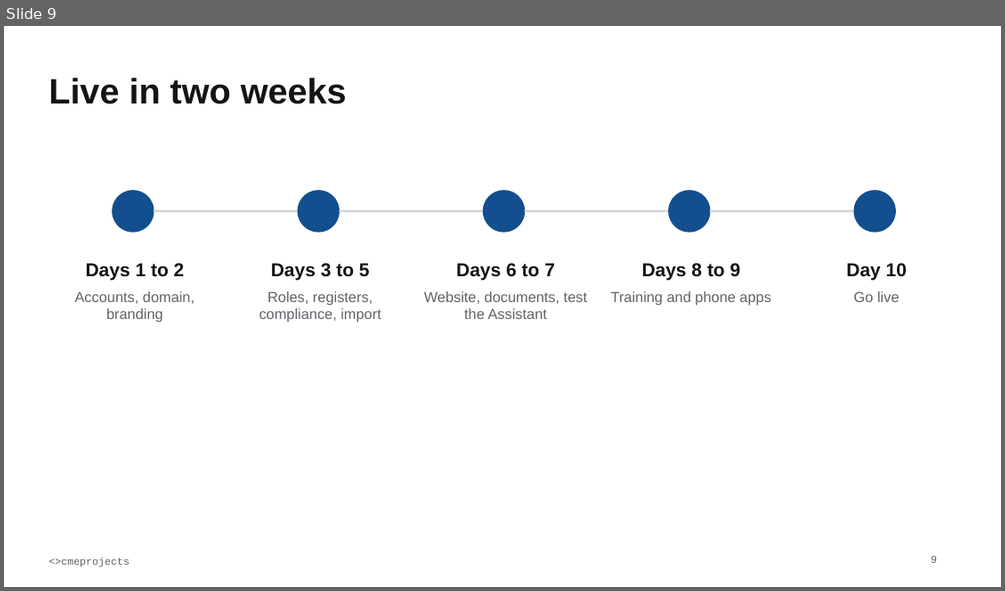
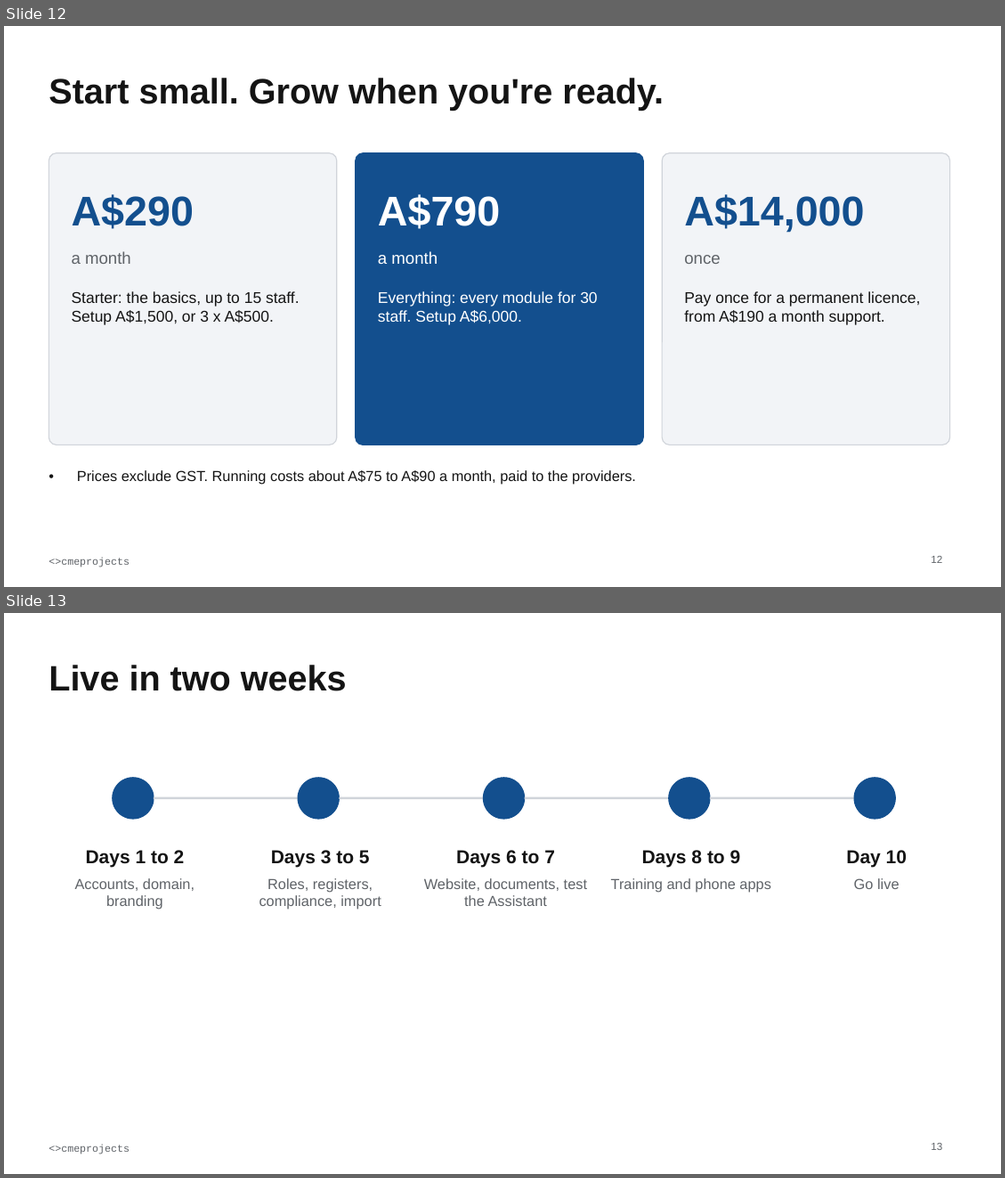
Before and after one commit to cmeprojects/portal, a slide deck: docs/deliverables/04 Briefer - Staff Portal overview.pptx. Shown one above the other, each under a label of ours: slide 9 before the commit, slides 12 and 13 after it. The pictures are 1005x591 and 1005x1178 pixels, drawn with LibreOffice and Linux fonts; fonts in the diff are those of the drawing. Boxes give left, top, right and bottom in pixels: in the first picture for what was removed or moved away, otherwise in the second. Text is boxed around its words. In the diff, an @@ line names an element or a change of style, - is before the commit and + after.

Commit message:
cmeprojects: full user and admin manuals, new briefer, simple pricing, why-standalone one-pager, 12-month support rule

```diff
--- a/docs/deliverables/04 Briefer - Staff Portal overview.pptx
+++ b/docs/deliverables/04 Briefer - Staff Portal overview.pptx
@@ slide 12 added at (x1=4, y1=26, x2=1001, y2=587), background #FFFFFF; not listed: 1 template element that a slide beside it also shows @@
@@ text added at (x1=48, y1=78, x2=663, y2=110), 34 pt, text #141414, bold @@
+Start small. Grow when you're ready.
@@ rounded rectangle added at (x1=48, y1=153, x2=337, y2=445), fill #F2F4F7, outline #D0D4DA 1 pt @@
@@ rounded rectangle added at (x1=356, y1=153, x2=643, y2=445), fill #134F8E, outline #134F8E 1 pt @@
@@ rounded rectangle added at (x1=662, y1=153, x2=950, y2=445), fill #F2F4F7, outline #D0D4DA 1 pt @@
@@ text added at (x1=72, y1=194, x2=194, y2=229), 40 pt, text #134F8E, bold @@
+A$290
@@ text added at (x1=378, y1=194, x2=500, y2=229), 40 pt, text #FFFFFF, bold @@
+A$790
@@ text added at (x1=684, y1=194, x2=864, y2=232), 40 pt, text #134F8E, bold @@
+A$14,000
@@ text added at (x1=72, y1=251, x2=131, y2=264), 16 pt, text #5F6368 @@
+a month
@@ text added at (x1=378, y1=251, x2=437, y2=264), 16 pt, text #FFFFFF @@
+a month
@@ text added at (x1=684, y1=255, x2=720, y2=264), 16 pt, text #5F6368 @@
+once
@@ text added at (x1=72, y1=291, x2=299, y2=325), 15 pt, text #141414 @@
+Starter: the basics, up to 15 staff. Setup A$1,500, or 3 x A$500.
@@ text added at (x1=378, y1=291, x2=597, y2=325), 15 pt, text #FFFFFF @@
+Everything: every module for 30 staff. Setup A$6,000.
@@ text added at (x1=684, y1=291, x2=920, y2=325), 15 pt, text #141414 @@
+Pay once for a permanent licence, from A$190 a month support.
@@ text added at (x1=77, y1=470, x2=636, y2=484), 14 pt, text #141414 @@
+• Prices exclude GST. Running costs about A$75 to A$90 a month, paid to the providers.
@@ page number added at (x1=930, y1=556, x2=942, y2=563), 10 pt, text #5F6368 @@
+12
@@ what was slide 9 is now slide 13 @@
@@ page number at (x1=930, y1=1143, x2=942, y2=1150): text changed @@
-9
+13
```
Also in this commit, not shown: 5 slides changed, 7 other slides added, 4 slides removed, 6 other files.
